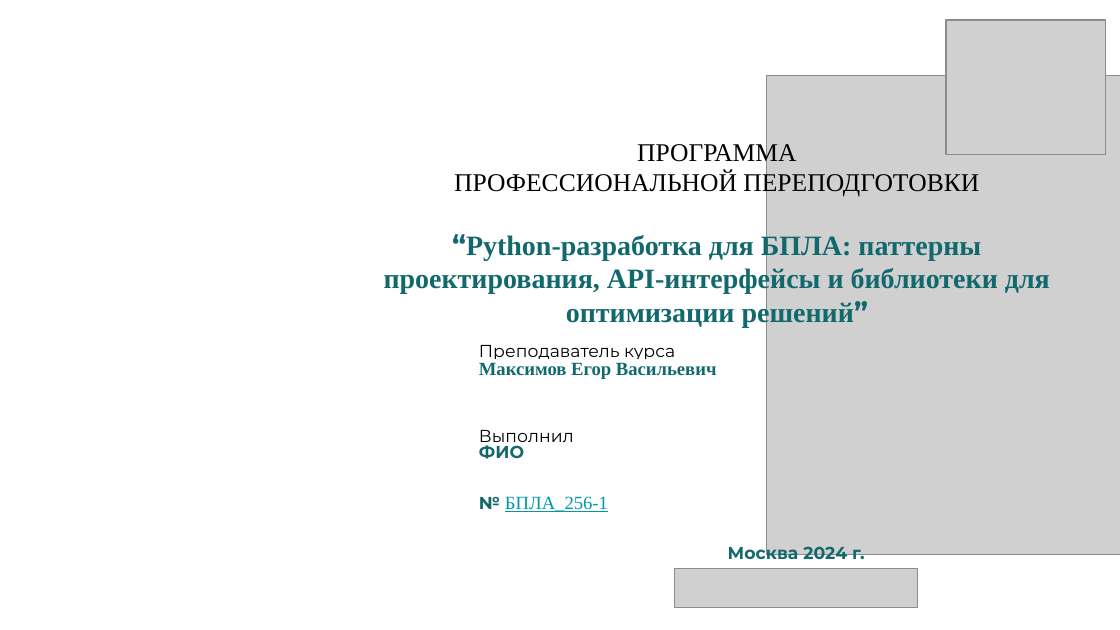
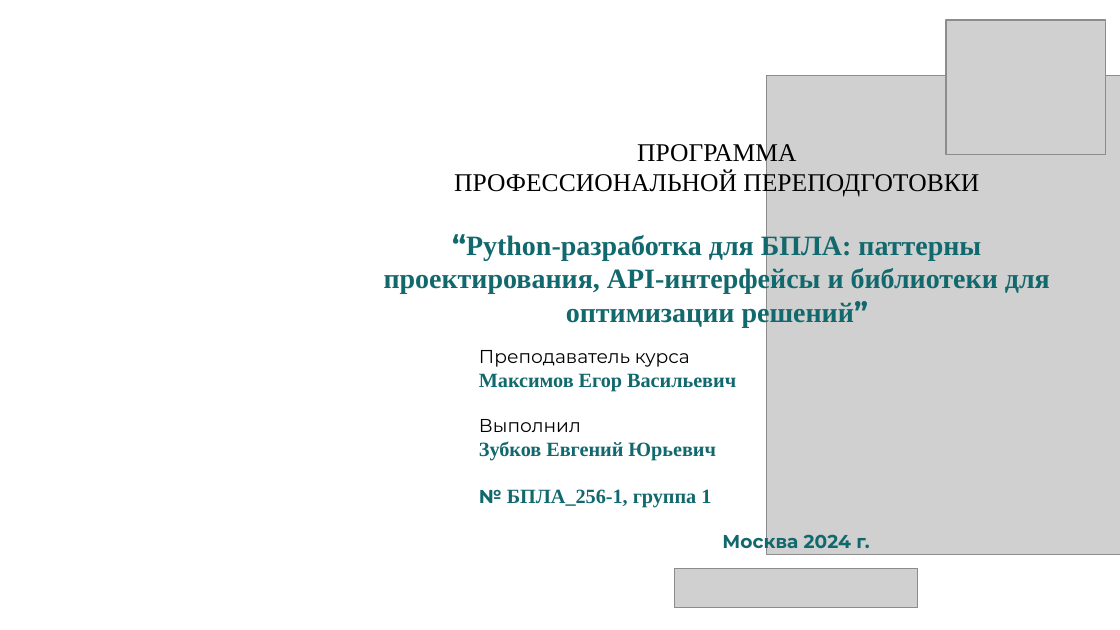
Before and after one commit to White2e/BPLAFinalCert, a slide deck: slide 1 of Python_разработка_для_БПЛА_паттерны_проектирования,_API_интерфейсы+(6).pptx. Drawn at 1120x630 pixels with LibreOffice and Linux fonts; fonts in the diff are those of the drawing; grey boxes stand for pictures. Boxes give left, top, right and bottom in pixels: in the first picture for what was removed or moved away, otherwise in the second. Text is boxed around its words. In the diff, an @@ line names an element or a change of style, - is before the commit and + after.

```diff
--- a/Python_разработка_для_БПЛА_паттерны_проектирования,_API_интерфейсы+(6).pptx
+++ b/Python_разработка_для_БПЛА_паттерны_проектирования,_API_интерфейсы+(6).pptx
@@ subtitle at (479,350,869,553): size 11.1 to 12 pt in "Преподаватель курса", "Выполнил", "Москва 2024 г."; size 12 to 13 pt in "Максимов Егор Васильевич"; line spacing 0.8 to 1 @@
@@ subtitle at (479,441,715,507): text changed; size 12 to 13 pt; text colour #0097A7 to #11696D; bold on @@
-ФИО
-№ БПЛА_256-1
+Зубков Евгений Юрьевич
+№ БПЛА_256-1, группа 1
```
Also in this commit, not shown: 4 other slides changed.
